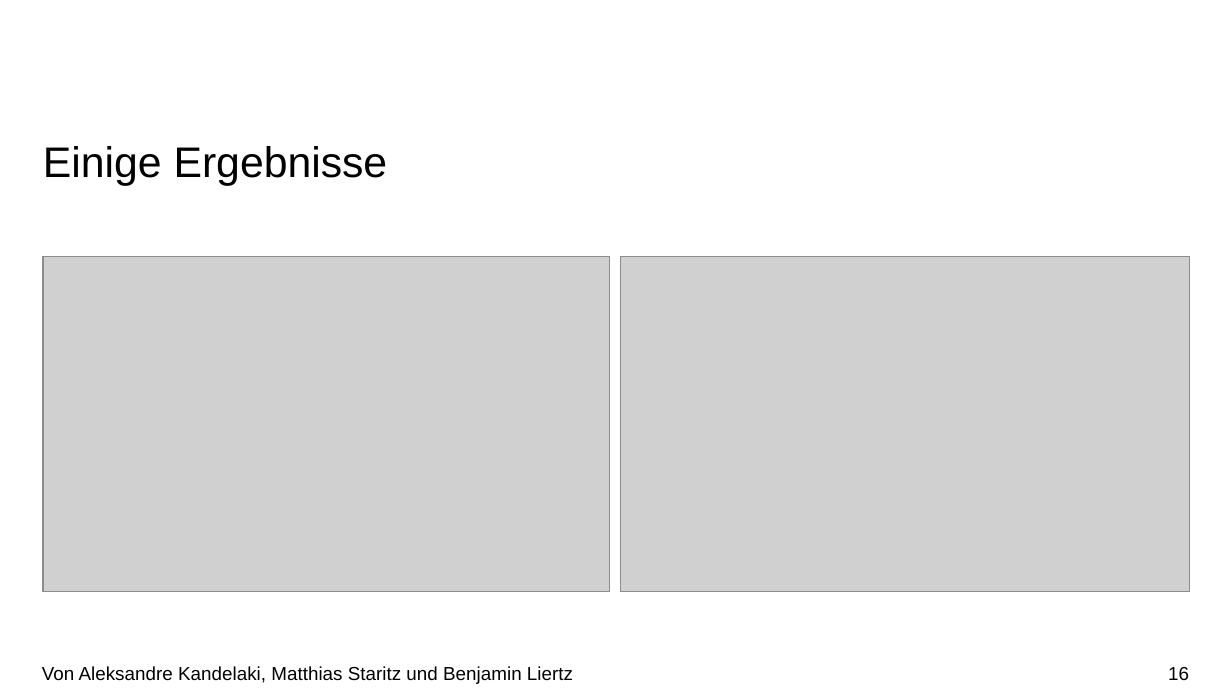
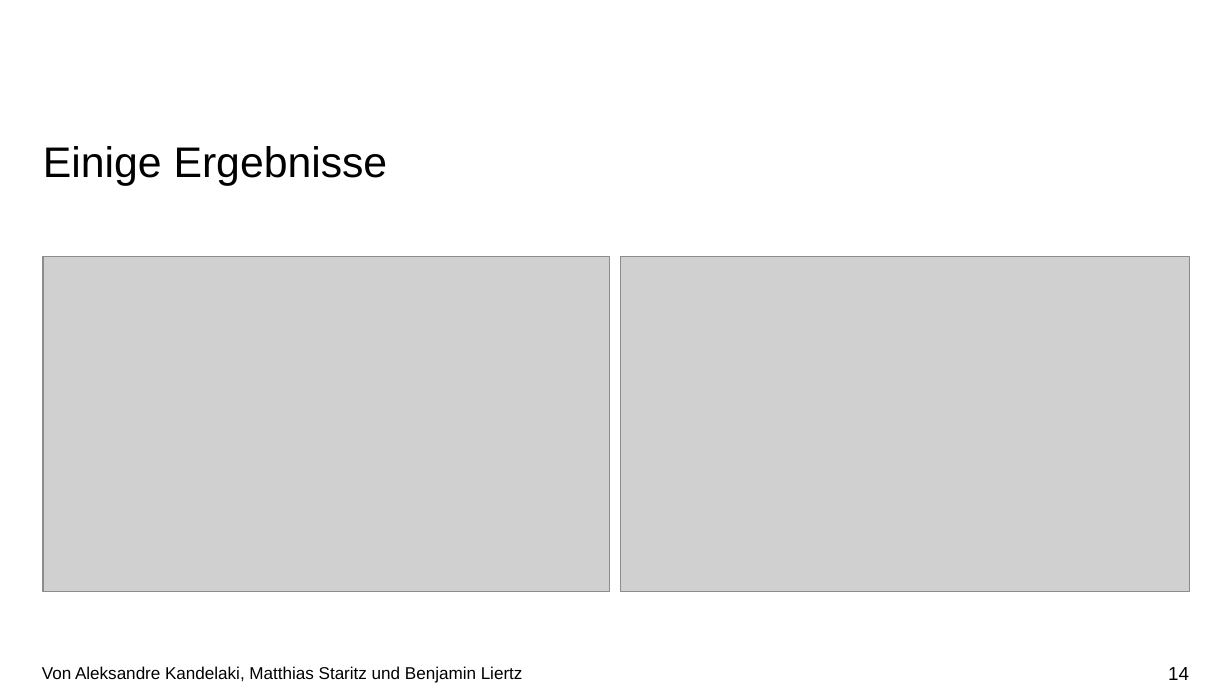
Before and after one commit to kandelak/ludecomposition, a slide deck: slide 14 of Vortrag/LU-Zerlegung 2.0.pptx (slide 16 before the commit). Drawn at 1232x693 pixels with LibreOffice and Linux fonts; fonts in the diff are those of the drawing; grey boxes stand for pictures; background and template pictures are left out. Boxes give left, top, right and bottom in pixels: in the first picture for what was removed or moved away, otherwise in the second. Text is boxed around its words. In the diff, an @@ line names an element or a change of style, - is before the commit and + after.

```diff
--- a/Vortrag/LU-Zerlegung 2.0.pptx
+++ b/Vortrag/LU-Zerlegung 2.0.pptx
@@ text "Von Aleksandre Kandelaki, Matthias Staritz ..." at (42, 666, 523, 683): size 11 to 10 pt; less space between paragraphs @@
@@ page number at (1168, 667, 1189, 680): text changed @@
-16
+14
```
Also in this commit, not shown: 5 other slides changed, 2 slides removed.
